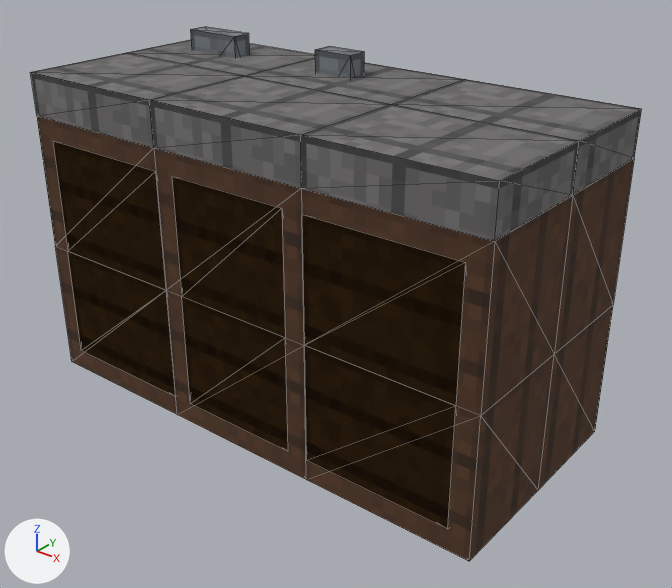
A saved change to the glTF model art/props-3d/props/blocky/gothicKitchenCounter_1.glb.
One viewpoint serves both versions: a camera (50 mm lens) standing at (1.567, -1.895, 1.519) and looking at (0.085, -0.043, 0.371). Every picture has the same lights, and +X, +Y and +Z are marked at lower left. The first picture is the older version. Mesh edges are drawn as thin lines. Vertices at exactly the same position are counted once.

Objects in the first picture: 'gothicKitchenCounter_1'.
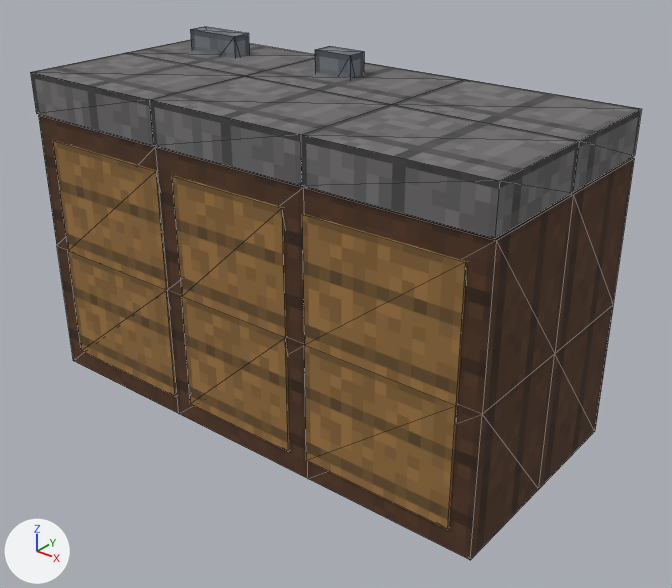
What the commit changed:
me_gothickitchencounter_1 is used by ob_gothickitchencounter_1; location (0.0, 0.0, 0.0).
me_gothickitchencounter_1 had 96 vertices, 192 faces and spanned x -0.75..0.75, y -0.38..0.31, z 0.0..1.0.
me_gothickitchencounter_1 now has 120 vertices, 192 faces and spans x -0.75..0.75, y -0.38..0.31, z 0.0..1.0.
Part 1, on me_gothickitchencounter_1:
9 vertices are removed from x -0.75..0.75, y -0.38, z 0.0..0.81.
75 faces are deleted.
1 vertex moves from x 0.75, y -0.38, z 0.0 to x 0.75, y -0.37, z 0.0.
12 vertices are added at x -0.75..0.75, y -0.37..0.31, z 0.0..0.81.
10 new vertices lie (0.0, 0.0, -0.12) away from vertices in x -0.75..0.75, y -0.38..0.31, z 0.94.
11 new vertices lie (0.0, -0.34, 0.0) away from vertices in x -0.75..0.75, y -0.03..0.31, z 0.0..0.82.
75 new faces join them.

Changed parts and their boxes [x1, y1, x2, y2] in the pictures (672 x 588 px; the box of a moved part takes in the faces that stretch with it):
'gothicKitchenCounter_1', reshaped: before [31, 27, 642, 561]; after [31, 27, 642, 560]
part 1 of me_gothickitchencounter_1, moved or reshaped: before [31, 72, 642, 561]; after [31, 72, 642, 560]
